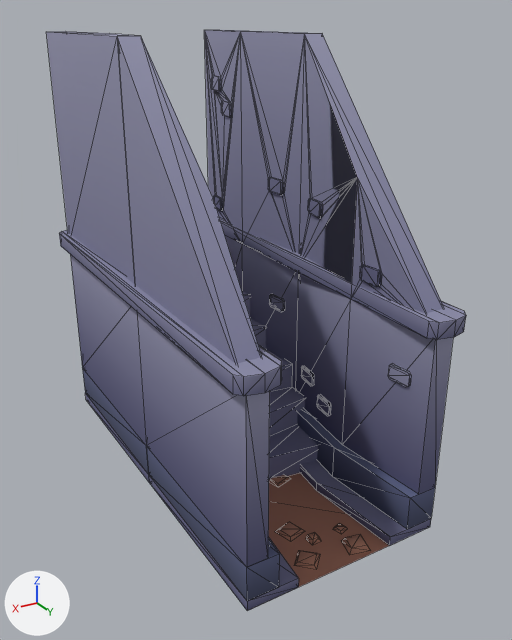
Before and after pictures for a commit that changed the glTF model assets/3D/Modular Dungeon Kit/Models/GLB format/stairs.glb.
The view is the same before and after, from a 50 mm lens placed at (6.36, 13.55, 8.86), pointed at (-0.22, 2.58, 3.37). Lighting does not change. The marker at lower left points along +X, +Y and +Z. The picture after the commit comes second. Mesh edges are drawn as thin lines. Objects named as collision shapes, trigger or cutter boxes, shadow casters or lower levels of detail are left out. Where no turn or scale is listed for an object, it has been applied to the vertices. Vertices at exactly the same position are counted once.

Objects in the first picture: 'stairs'.
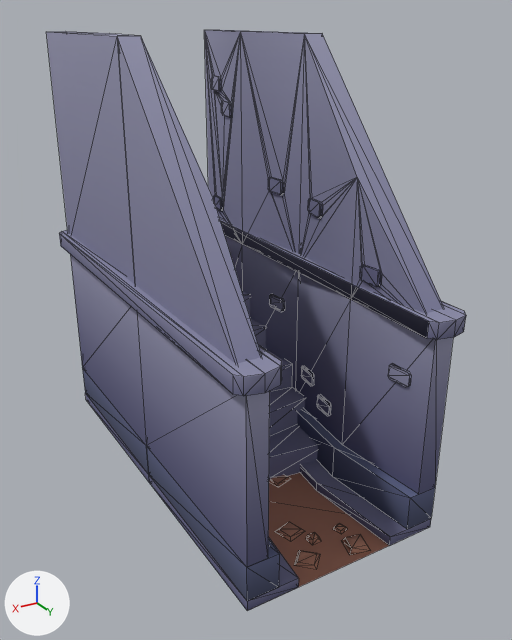
What the commit changed:
Material 'colormap.022' (mat_colormap_022) is new.
Its texture is img_colormap.
Its roughness is 1.0.
me_stairs has 884 vertices, 1337 faces and spans x -2.2..2.2, y -2.2..6.2, z 0.0..8.55.
me_stairs is used by ob_stairs; location (0.0, 0.0, 0.0).
me_stairs part 1: 1337 faces spanning x -2.2..2.2, y -2.2..6.2, z 0.0..8.55 switch from mat_colormap to mat_colormap_022 (picture img_colormap).

Where the change shows, as pixel boxes (x1, y1, x2, y2) in the pictures (512 x 640 px):
part 1 of me_stairs, recoloured: (217, 77, 432, 566) in both
